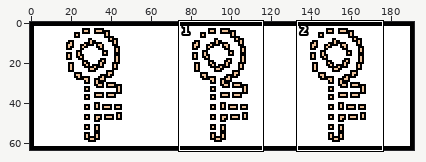
Pixel-art file: Resources/Sprite/Item/KeyList.aseprite. The picture above shows the old version from afar; the outline marks the close-up.
Close-up. The starting point:
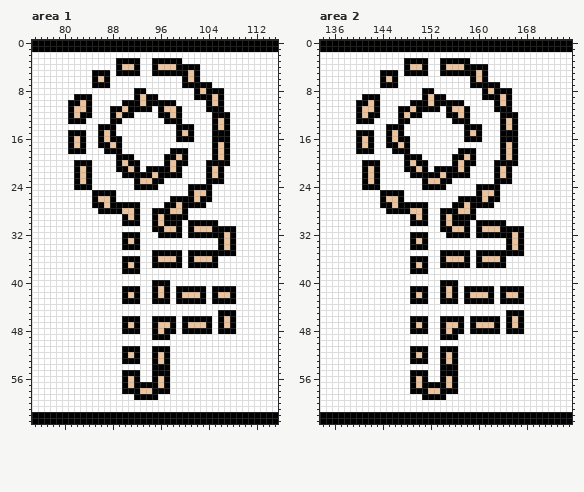
192x64 pixels, 1 frame. Shown: area 1: x 75..115, y 0..63; area 2: x 134..175, y 0..63.
And afterwards:
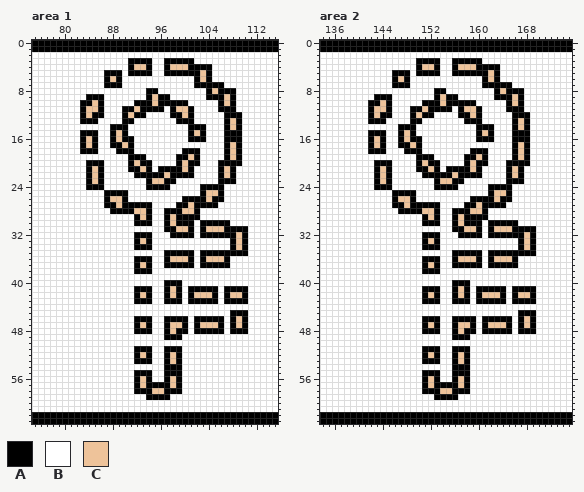
Palette (. is transparent): A #000000  B #ffffff  C #eec39a
The exact change:
Changed rows in their new state; - is an unchanged pixel.
Area 1, layer "Layer 2":
first column x 81:
 3 --------BB--AABB---AA---------
 4 --------BBACCABBA-CC--AA------
 5 ----BB-A-B--AABB----A-CA------
 6 ----BB-CA----------BB-CA------
 7 ----BB-AA----------BB---AA----
 8 -----------BBAA------BB-C-AA--
 9 -BB-AA-----BB-CAA----BB-A-CA--
10 BBA-CA---BB-A-C---AA---BB-CA--
11 BBACCA-BBA-C--A-BACCA--BB-AA--
12 BB-CAA-BB-CAA--BBA-CA---BB-AA-
13 BB-AA--BBAA-----BB-AA---BB-CA-
14 -----BB-AA--------BB-AA-BB-CA-
15 BB-AABB-CA--------BB-CA-BB-AA-
16 BB-CABB-CAA-------BB-AA-BB-AA-
17 BB-CABBA-CA-------------BB-CA-
18 BB-AA-BB-AA------BB-AA--BB-CA-
19 --------BB-AA---BBA-CA--BB-CA-
20 -BB-AA--BB-CAA--BB-CAA-BB--AA-
21 -BB-CA--BBA-C-B--A-CA--BB-CA--
22 -BB-CA---BB---A-C--AA--BB-CA--
23 -BB-CA-----BBACCAA-----BB-AA--
24 -BB-AA-----BB--AA---BB--AA----
25 ----BB--AA----------BBACCA----
26 ----BBACCA-------BB--A-CAA----
27 ----BBA-C---AA--BBA-C--AA-----
28 -----BB--AACCABB-AACCA--------
29 ---------BB-CABB-C--AA--------
30 ---------BB-AABB-C-A-B---AA---
31 --------------BBAACC-BA-CC--AA
32 ---------BB-AA-BB--A-B----A-CA
33 ---------BB-CA-----------BB-CA
34 ---------BB-AA-----------BB-CA
35 --------------BB---A-B------AA
36 ---------BB-AABBA-CC-BA-CCA---
37 ---------BB-CABB---A-B---AA---
38 ---------BB-AA----------------
40 --------------BB-AA-----------
41 ---------BB-AABB-C-B---A-B--AA
42 ---------BB-CABB-C-BA-CC-BACCA
43 ---------BB-AABB-A-B---A-B--AA
45 -------------------------BB-AA
46 ---------BB-AABB--A-B---A-B-CA
47 ---------BB-CABBACC-BA-CC-B-CA
48 ---------BB-AABB-CA-B---A-B-AA
49 --------------BB-AA-----------
51 ---------BB-AABB-AA-----------
52 ---------BB-CABB-CA-----------
53 ---------BB-AABB-CA-----------
54 --------------BB-AA-----------
55 ---------BB-AABB-AA-----------
56 ---------BB-CABB-CA-----------
57 ---------BB-C--A-CA-----------
58 ---------BB-AACC-AA-----------
59 -----------BB--AA-------------
Area 2, layer "Layer 2":
first column x 140:
 3 --------BB--AABB---AA---------
 4 --------BBACCABBA-CC--AA------
 5 ----BB-A-B--AABB----A-CA------
 6 ----BB-CA----------BB-CA------
 7 ----BB-AA----------BB---AA----
 8 -----------BBAA------BB-C-AA--
 9 -BB-AA-----BB-CAA----BB-A-CA--
10 BBA-CA---BB-A-C---AA---BB-CA--
11 BBACCA-BBA-C--A-BACCA--BB-AA--
12 BB-CAA-BB-CAA--BBA-CA---BB-AA-
13 BB-AA--BBAA-----BB-AA---BB-CA-
14 -----BB-AA--------BB-AA-BB-CA-
15 BB-AABB-CA--------BB-CA-BB-AA-
16 BB-CABB-CAA-------BB-AA-BB-AA-
17 BB-CABBA-CA-------------BB-CA-
18 BB-AA-BB-AA------BB-AA--BB-CA-
19 --------BB-AA---BBA-CA--BB-CA-
20 -BB-AA--BB-CAA--BB-CAA-BB--AA-
21 -BB-CA--BBA-C-B--A-CA--BB-CA--
22 -BB-CA---BB---A-C--AA--BB-CA--
23 -BB-CA-----BBACCAA-----BB-AA--
24 -BB-AA-----BB--AA---BB--AA----
25 ----BB--AA----------BBACCA----
26 ----BBACCA-------BB--A-CAA----
27 ----BBA-C---AA--BBA-C--AA-----
28 -----BB--AACCABB-AACCA--------
29 ---------BB-CABB-C--AA--------
30 ---------BB-AABB-C-A-B---AA---
31 --------------BBAACC-BA-CC--AA
32 ---------BB-AA-BB--A-B----A-CA
33 ---------BB-CA-----------BB-CA
34 ---------BB-AA-----------BB-CA
35 --------------BB---A-B------AA
36 ---------BB-AABBA-CC-BA-CCA---
37 ---------BB-CABB---A-B---AA---
38 ---------BB-AA----------------
40 --------------BB-AA-----------
41 ---------BB-AABB-C-B---A-B--AA
42 ---------BB-CABB-C-BA-CC-BACCA
43 ---------BB-AABB-A-B---A-B--AA
45 -------------------------BB-AA
46 ---------BB-AABB--A-B---A-B-CA
47 ---------BB-CABBACC-BA-CC-B-CA
48 ---------BB-AABB-CA-B---A-B-AA
49 --------------BB-AA-----------
51 ---------BB-AABB-AA-----------
52 ---------BB-CABB-CA-----------
53 ---------BB-AABB-CA-----------
54 --------------BB-AA-----------
55 ---------BB-AABB-AA-----------
56 ---------BB-CABB-CA-----------
57 ---------BB-C--A-CA-----------
58 ---------BB-AACC-AA-----------
59 -----------BB--AA-------------
Changed places in both close-ups, as pixel boxes (x1, y1, x2, y2):
changed: (68, 58, 248, 400)
changed: (356, 58, 536, 400)
